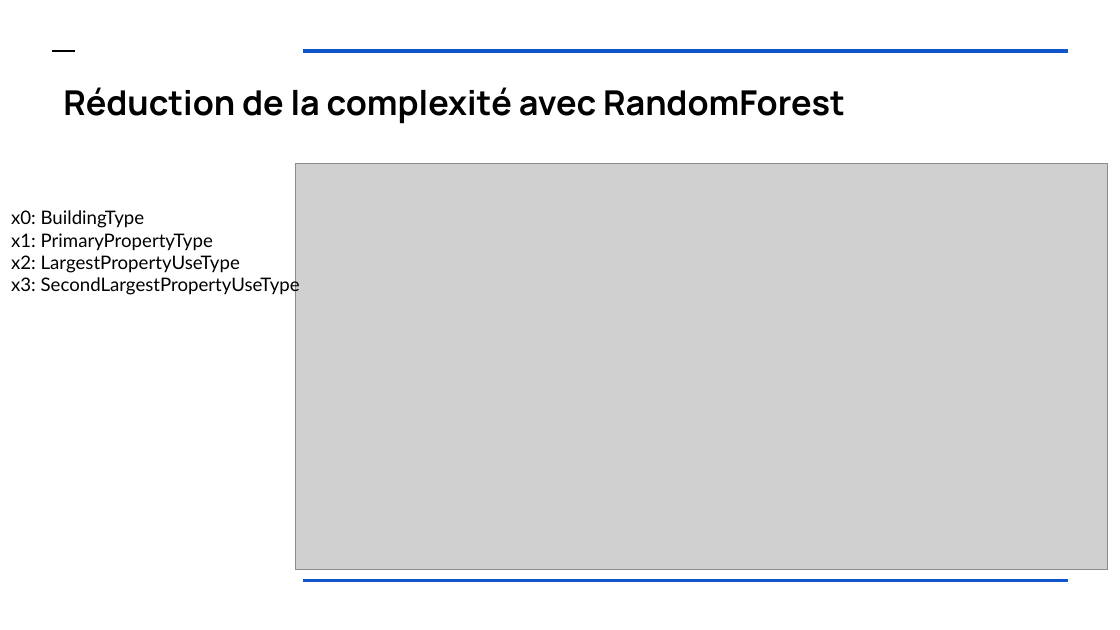
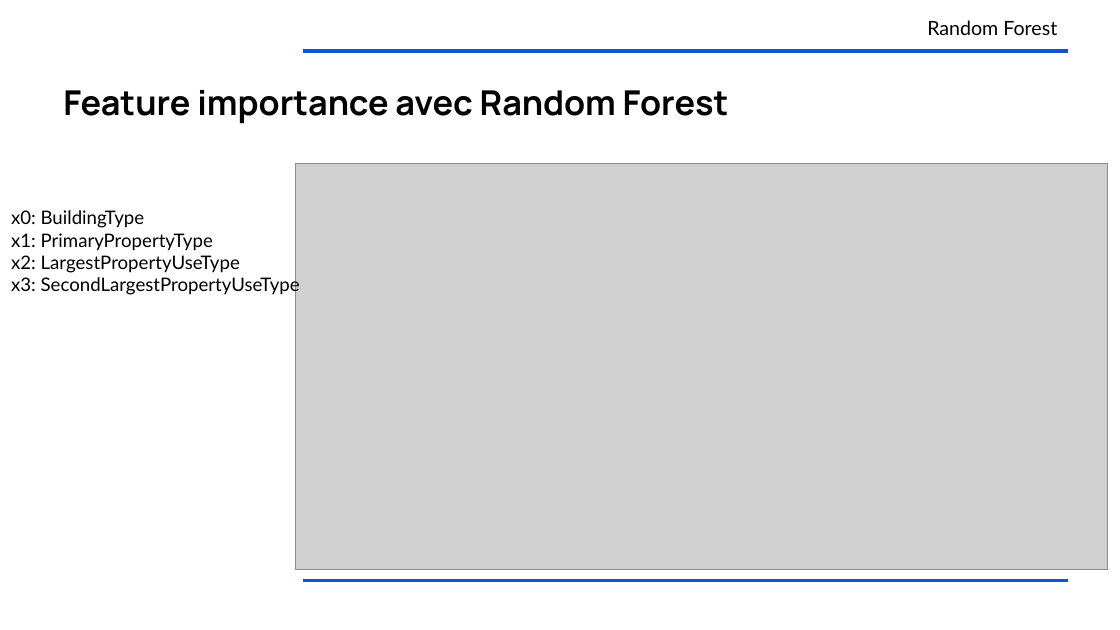
Before and after one commit to OlivierLegrand/P7, a slide deck: slide 28 of P4/anticipez la consommation électrique de bâtiments.pptx (slide 26 before the commit). Drawn at 1120x630 pixels with LibreOffice and Linux fonts; fonts in the diff are those of the drawing; grey boxes stand for pictures. Boxes give left, top, right and bottom in pixels: in the first picture for what was removed or moved away, otherwise in the second. Text is boxed around its words. In the diff, an @@ line names an element or a change of style, - is before the commit and + after.

```diff
--- a/P4/anticipez la consommation électrique de bâtiments.pptx
+++ b/P4/anticipez la consommation électrique de bâtiments.pptx
@@ title added at [927, 20, 1057, 35], 12.6 pt, text #000000 @@
+Random Forest
@@ line removed from (53, 50) to (75, 50) @@
@@ title at [63, 90, 729, 124]: text changed @@
-Réduction de la complexité avec RandomForest
+Feature importance avec Random Forest
```
Also in this commit, not shown: 24 other slides changed, 13 slides added, 9 slides removed, 3 other files.
